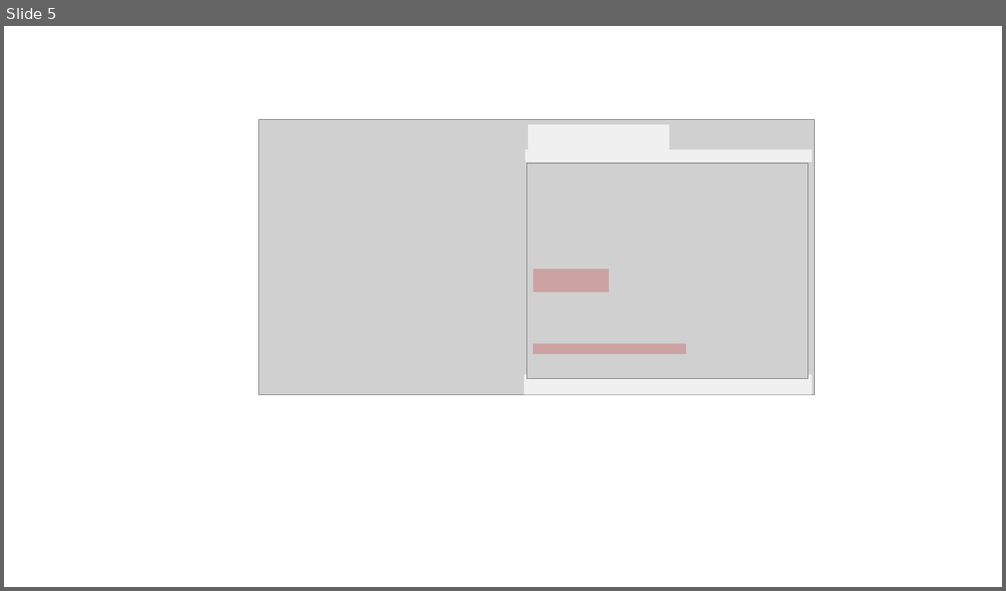
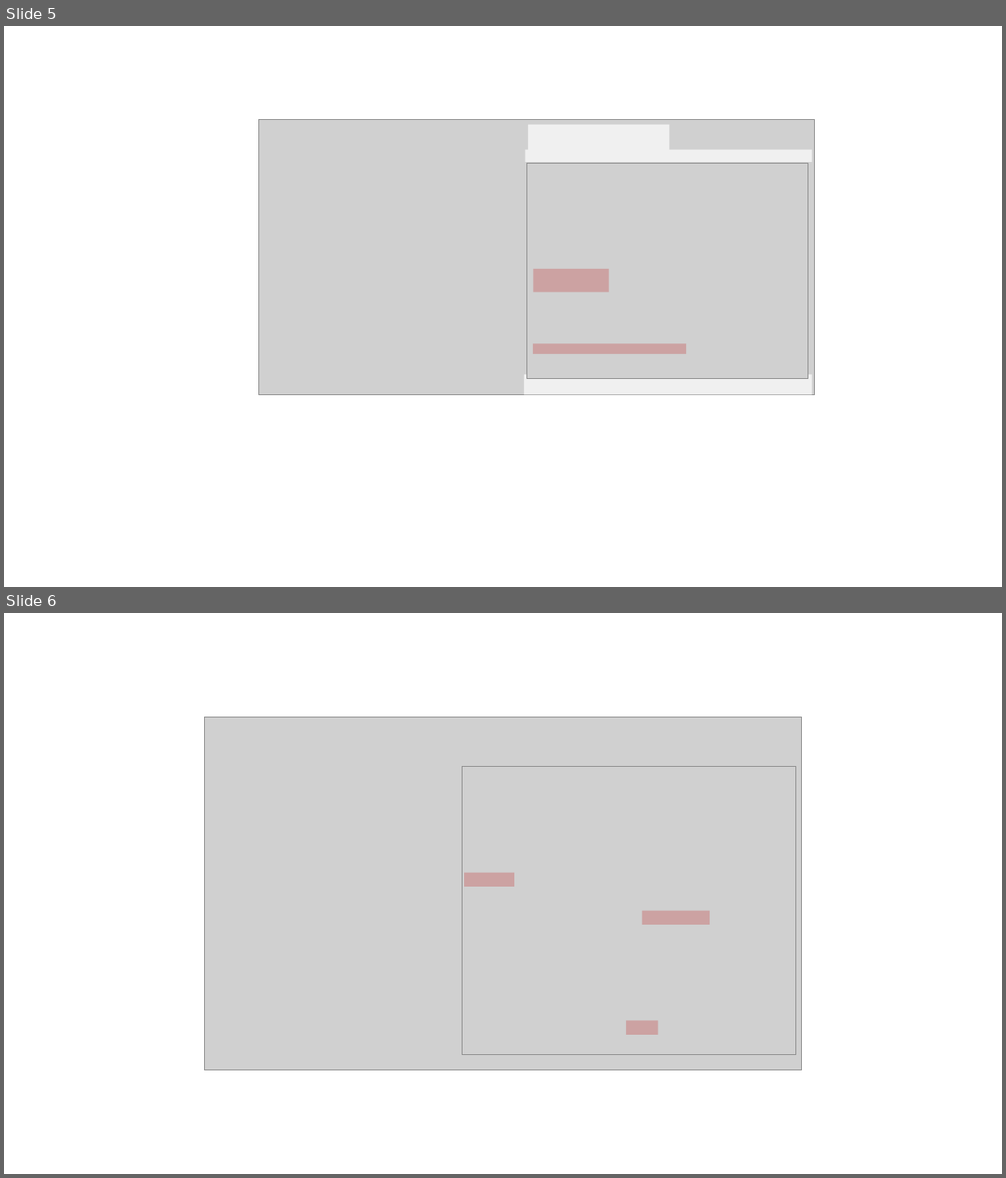
Before and after one commit to christophdrayss/docupulse-landingpage_en, a slide deck: assets/img/presentation.pptx. Shown one above the other, each under a label of ours: slide 5 before the commit, slides 5 and 6 after it. The pictures are 1006x591 and 1006x1178 pixels, drawn with LibreOffice and Linux fonts; fonts in the diff are those of the drawing; grey boxes stand for pictures. Boxes give left, top, right and bottom in pixels: in the first picture for what was removed or moved away, otherwise in the second. Text is boxed around its words. In the diff, an @@ line names an element or a change of style, - is before the commit and + after.

```diff
--- a/assets/img/presentation.pptx
+++ b/assets/img/presentation.pptx
@@ slide 6 added at <box>4,613,1002,1174</box>, background #FFFFFF @@
@@ picture added at <box>205,717,802,1071</box> @@
@@ picture added at <box>462,766,796,1055</box> @@
@@ rectangle added at <box>464,873,514,887</box>, fill #C00000 at 22% opacity @@
@@ rectangle added at <box>642,911,710,925</box>, fill #C00000 at 22% opacity @@
@@ rectangle added at <box>626,1021,658,1035</box>, fill #C00000 at 22% opacity @@
```
Also in this commit, not shown: 35 other files.
